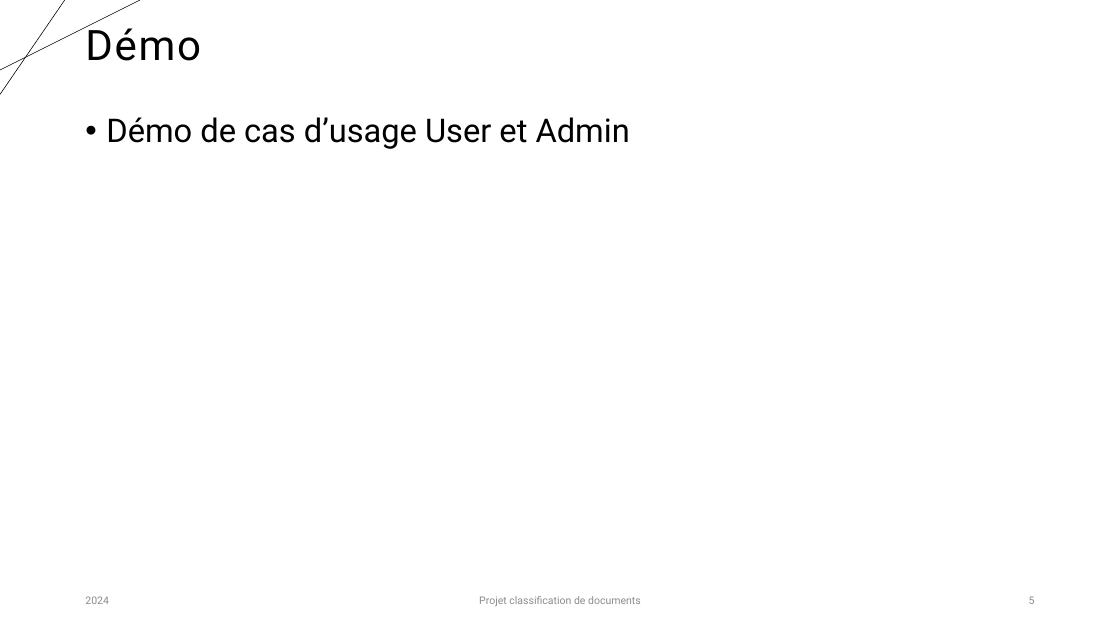
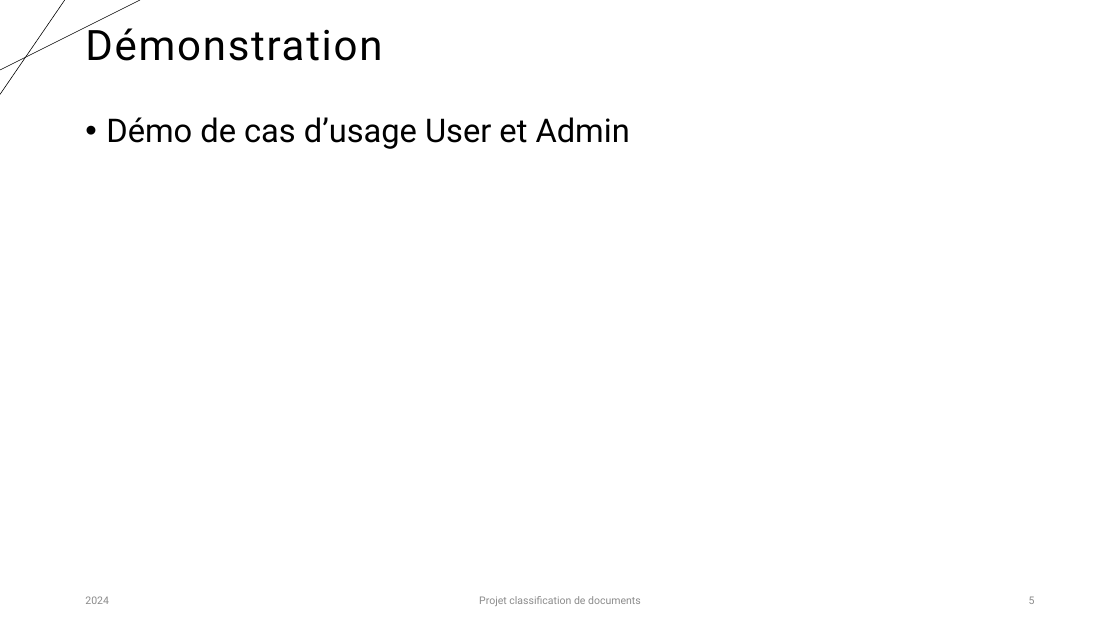
Before and after one commit to karned-formation/SEP24-MLOPS-SAKE, a slide deck: slide 5 of report/Projet_classification_MLOps_Partie1_Eddie.pptx. Drawn at 1120x630 pixels with LibreOffice and Linux fonts; fonts in the diff are those of the drawing. Boxes give left, top, right and bottom in pixels: in the first picture for what was removed or moved away, otherwise in the second. Text is boxed around its words. In the diff, an @@ line names an element or a change of style, - is before the commit and + after.

Commit message:
update

```diff
--- a/report/Projet_classification_MLOps_Partie1_Eddie.pptx
+++ b/report/Projet_classification_MLOps_Partie1_Eddie.pptx
@@ title at [85,22,382,61]: text changed @@
-Démo
+Démonstration
```
